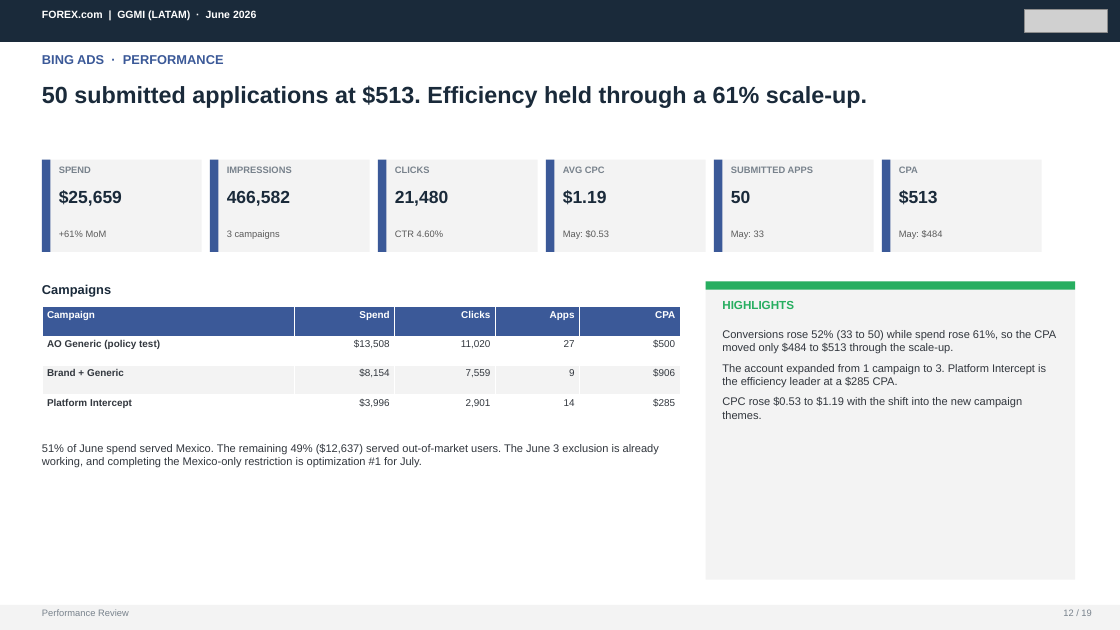
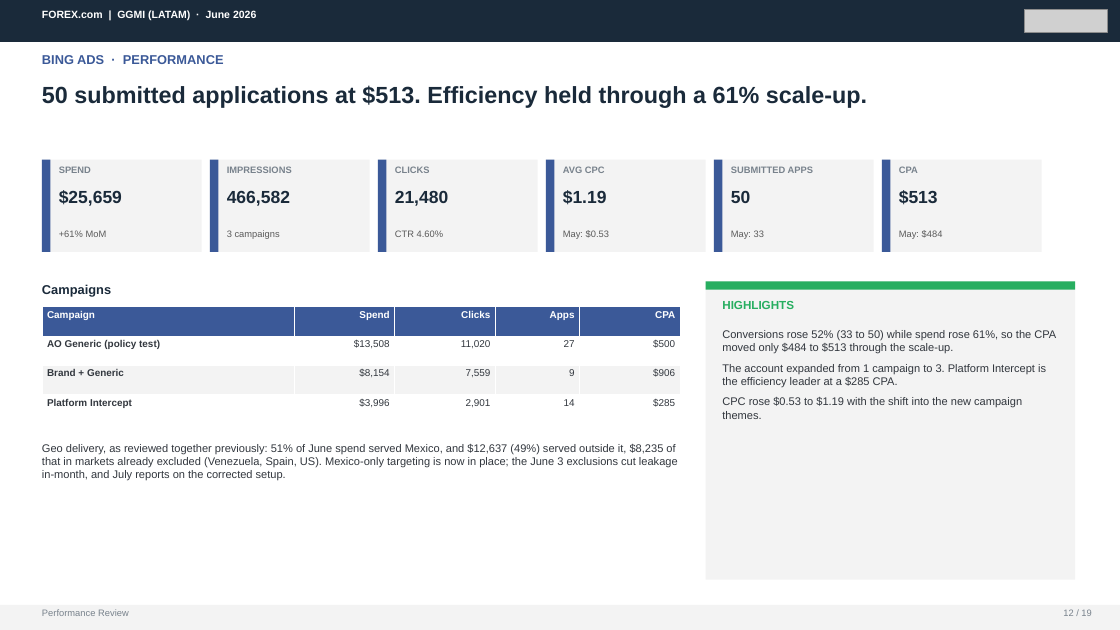
Before and after one commit to hablapro/brlvnt-reporting-hub, a slide deck: slide 12 of report-client-decks/06. GGMI_LATAM_June_2026_Performance_Review.pptx. Drawn at 1120x630 pixels with LibreOffice and Linux fonts; fonts in the diff are those of the drawing; grey boxes stand for pictures. Boxes give left, top, right and bottom in pixels: in the first picture for what was removed or moved away, otherwise in the second. Text is boxed around its words. In the diff, an @@ line names an element or a change of style, - is before the commit and + after.

```diff
--- a/report-client-decks/06. GGMI_LATAM_June_2026_Performance_Review.pptx
+++ b/report-client-decks/06. GGMI_LATAM_June_2026_Performance_Review.pptx
@@ text at (42, 444, 678, 481): text changed @@
-51% of June spend served Mexico. The remaining 49% ($12,637) served out-of-market users. The June 3 exclusion is already working, and completing the Mexico-only restriction is optimization #1 for July.
+Geo delivery, as reviewed together previously: 51% of June spend served Mexico, and $12,637 (49%) served outside it, $8,235 of that in markets already excluded (Venezuela, Spain, US). Mexico-only targeting is now in place; the June 3 exclusions cut leakage in-month, and July reports on the corrected setup.
```
Also in this commit, not shown: 4 other slides changed.
